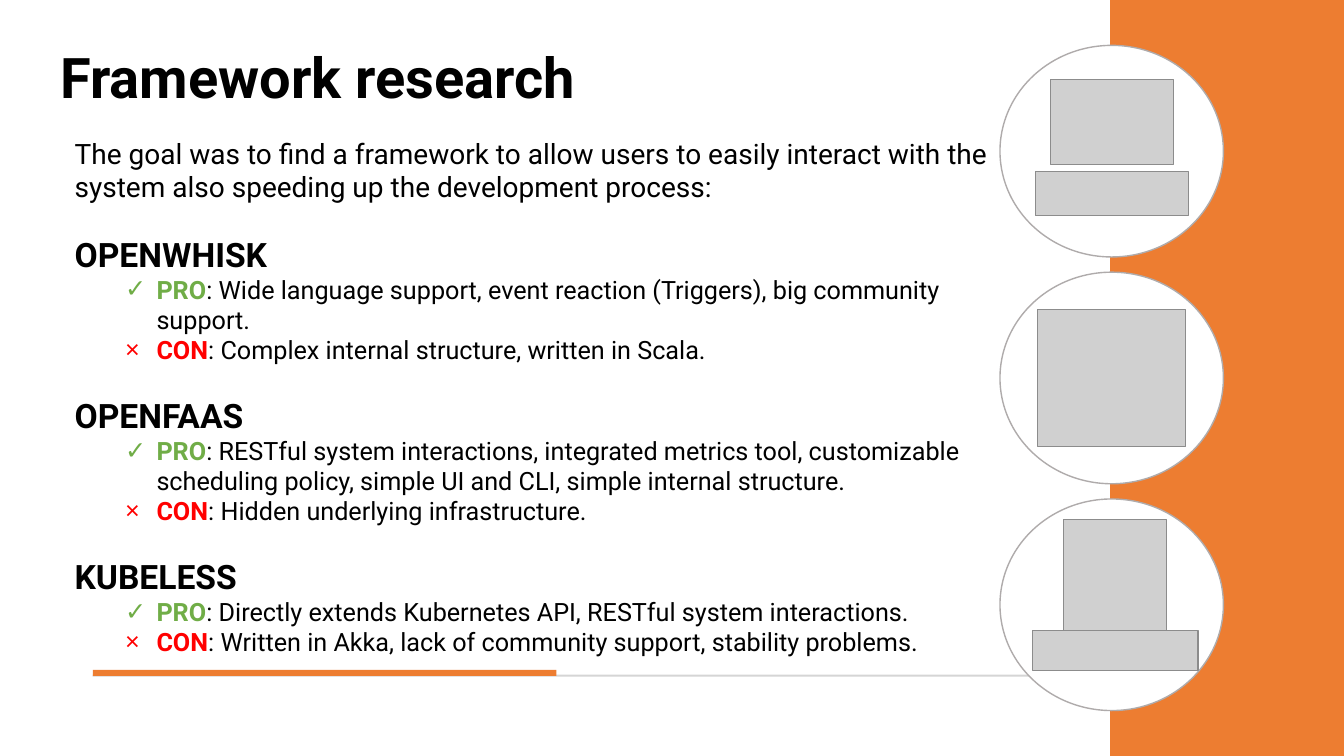
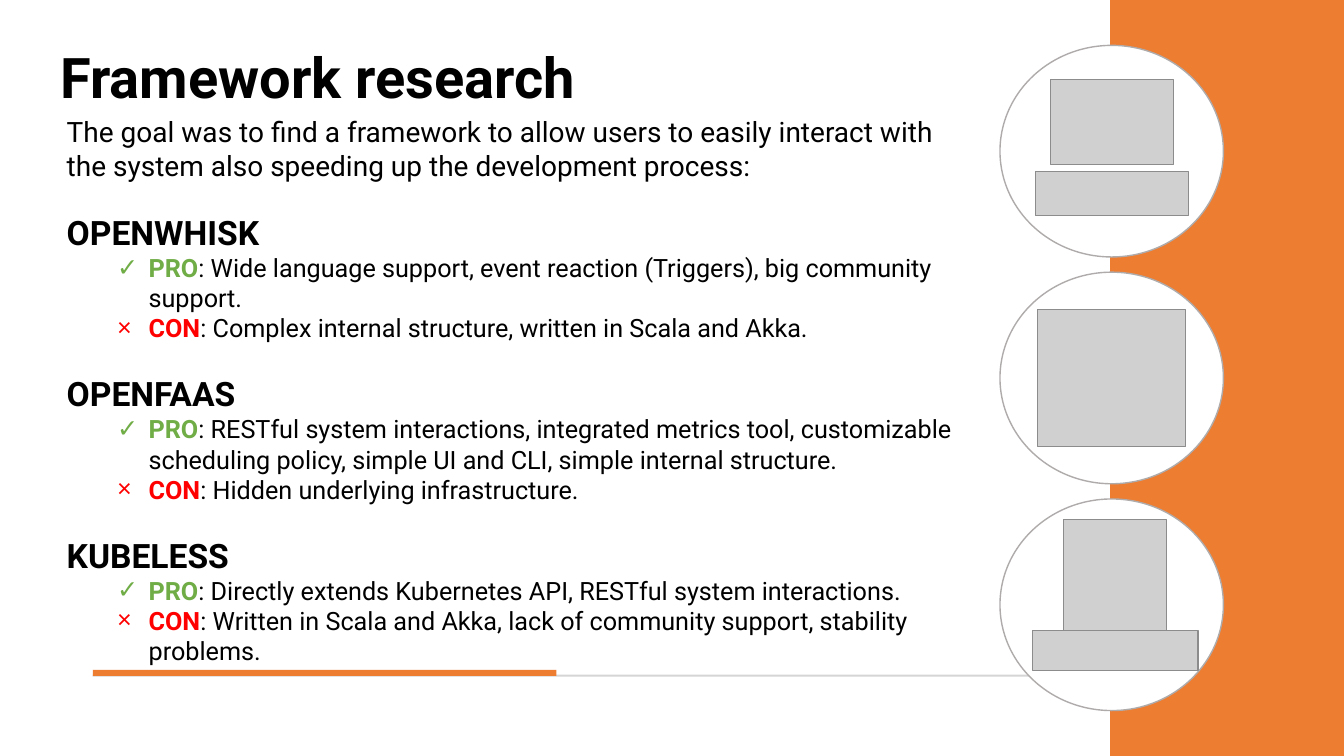
Before and after one commit to OscarPindaro/partition, a slide deck: slide 10 of PAPS.pptx (slide 9 before the commit). Drawn at 1344x756 pixels with LibreOffice and Linux fonts; fonts in the diff are those of the drawing; grey boxes stand for pictures. Boxes give left, top, right and bottom in pixels: in the first picture for what was removed or moved away, otherwise in the second. Text is boxed around its words. In the diff, an @@ line names an element or a change of style, - is before the commit and + after.

```diff
--- a/PAPS.pptx
+++ b/PAPS.pptx
@@ text "The goal was to find ...": place and size @@
-text "The goal was to find ..." at bbox=[75, 142, 986, 657]
+text "The goal was to find ..." at bbox=[67, 120, 951, 665]
@@ text at bbox=[149, 318, 807, 342]: text changed @@
-  × CON: Complex internal structure, written in Scala.
+  × CON: Complex internal structure, written in Scala and Akka.
@@ text at bbox=[149, 611, 908, 665]: text changed @@
-  × CON: Written in Akka, lack of community support, stability problems.
+  × CON: Written in Scala and Akka, lack of community support, stability problems.
```
Also in this commit, not shown: 5 other slides changed, 1 slide added, 1 other file.
